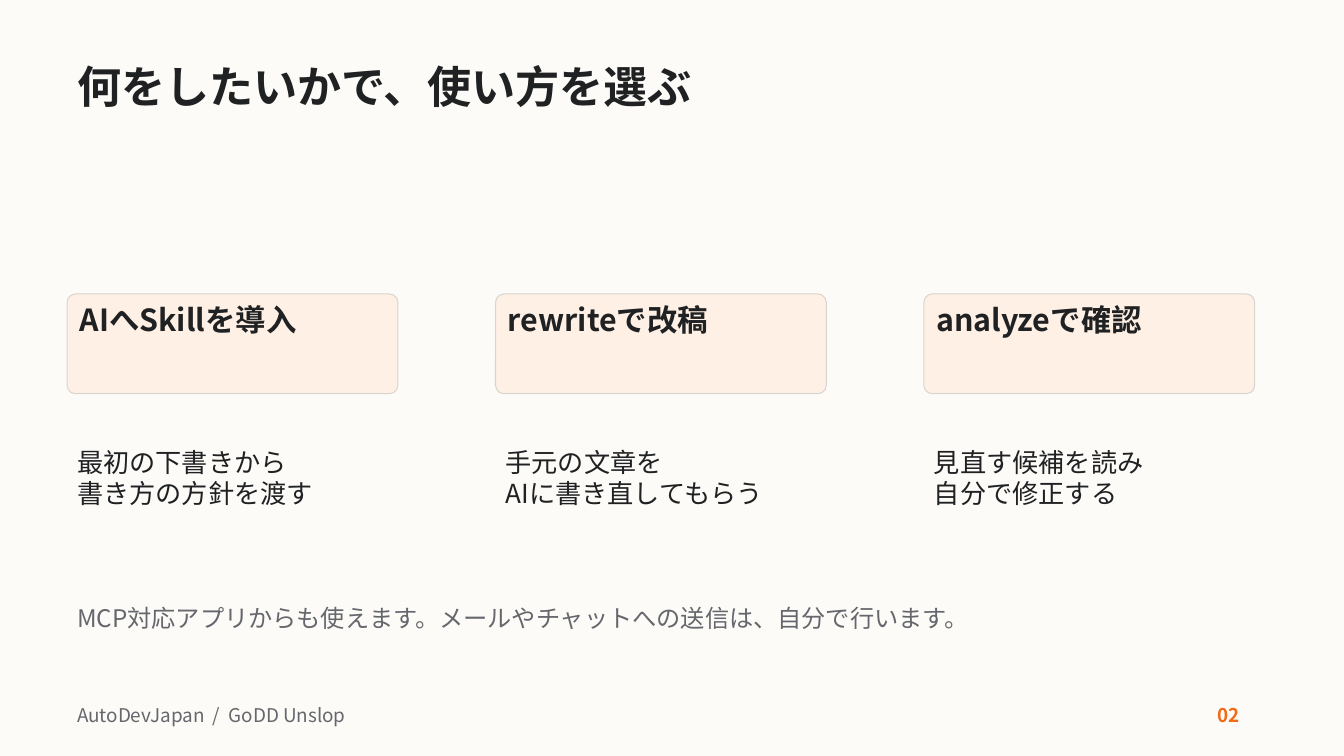
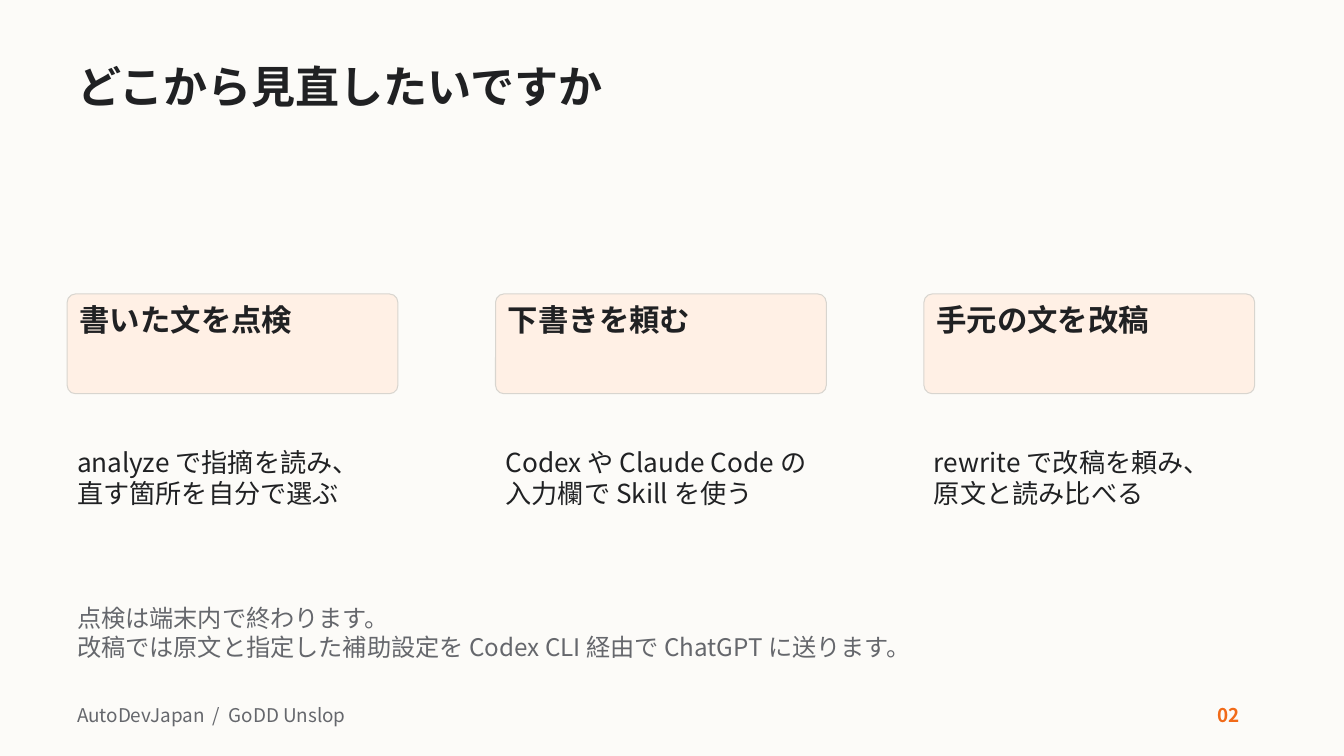
Before and after one commit to AutoDevJapan/GoDD-Unslop, a slide deck: slide 2 of docs/user-guide.pptx. Drawn at 1344x756 pixels with LibreOffice and Linux fonts; fonts in the diff are those of the drawing. Boxes give left, top, right and bottom in pixels: in the first picture for what was removed or moved away, otherwise in the second. Text is boxed around its words. In the diff, an @@ line names an element or a change of style, - is before the commit and + after.

Commit message:
操作を頼む文と動作を説明する文を書き分け、教材と例文をそろえる

```diff
--- a/docs/user-guide.pptx
+++ b/docs/user-guide.pptx
@@ title at box(77, 65, 602, 107): text changed @@
-何をしたいかで、使い方を選ぶ
+どこから見直したいですか
@@ text in rounded rectangle at box(80, 305, 293, 334): text changed @@
-AIへSkillを導入
+書いた文を点検
@@ text in rounded rectangle at box(508, 305, 690, 334): text changed @@
-rewriteで改稿
+下書きを頼む
@@ text in rounded rectangle at box(936, 305, 1149, 334): text changed @@
-analyzeで確認
+手元の文を改稿
@@ text at box(77, 450, 358, 505): text changed @@
-最初の下書きから
-書き方の方針を渡す
+analyze で指摘を読み、
+直す箇所を自分で選ぶ
@@ text at box(505, 451, 806, 506): text changed @@
-手元の文章を
-AIに書き直してもらう
+Codex や Claude Code の
+入力欄で Skill を使う
@@ text at box(934, 450, 1210, 505): text changed @@
-見直す候補を読み
-自分で修正する
+rewrite で改稿を頼み、
+原文と読み比べる
@@ text at box(77, 606, 911, 658): text changed @@
-MCP対応アプリからも使えます。メールやチャットへの送信は、自分で行います。
+点検は端末内で終わります。
+改稿では原文と指定した補助設定を Codex CLI 経由で ChatGPT に送ります。
```
Also in this commit, not shown: 25 other slides changed, 16 other files.
